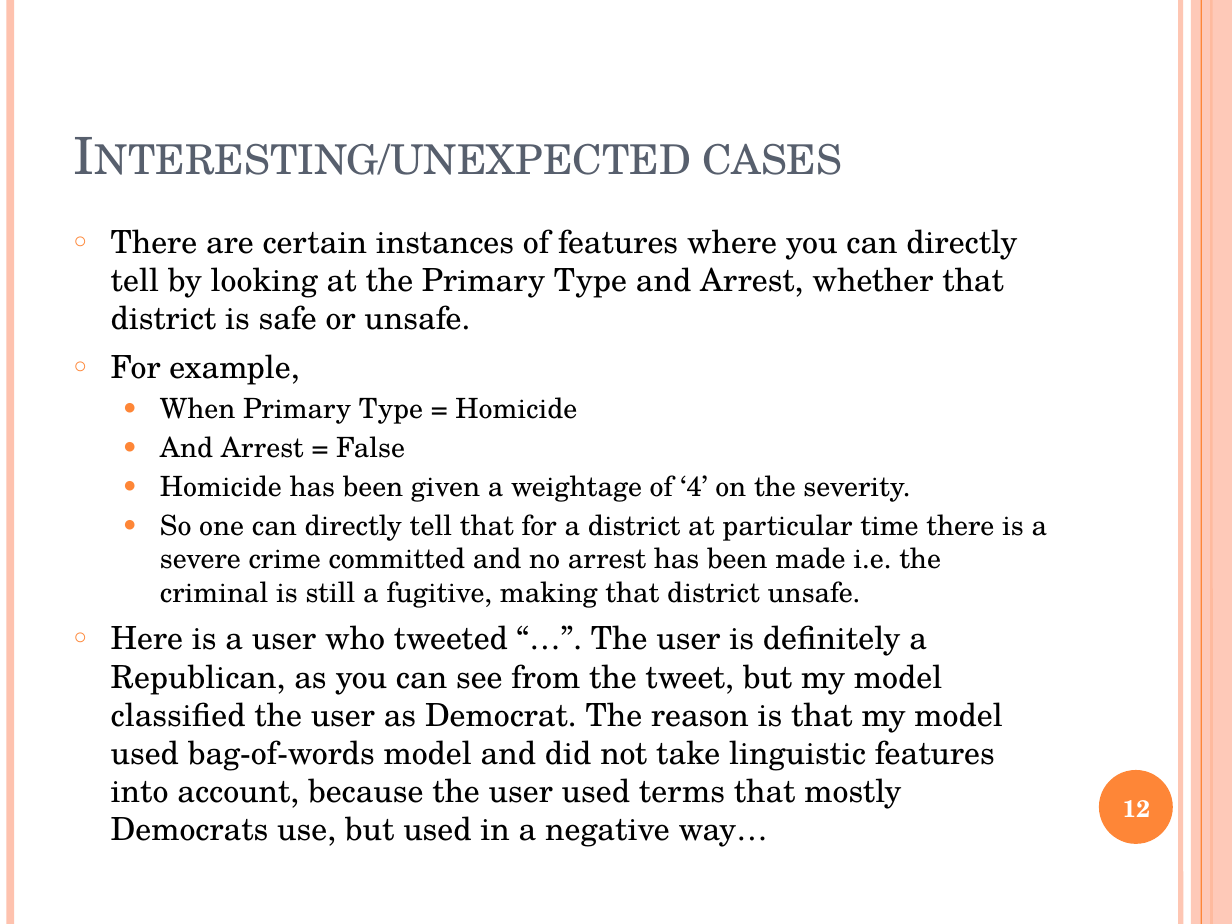
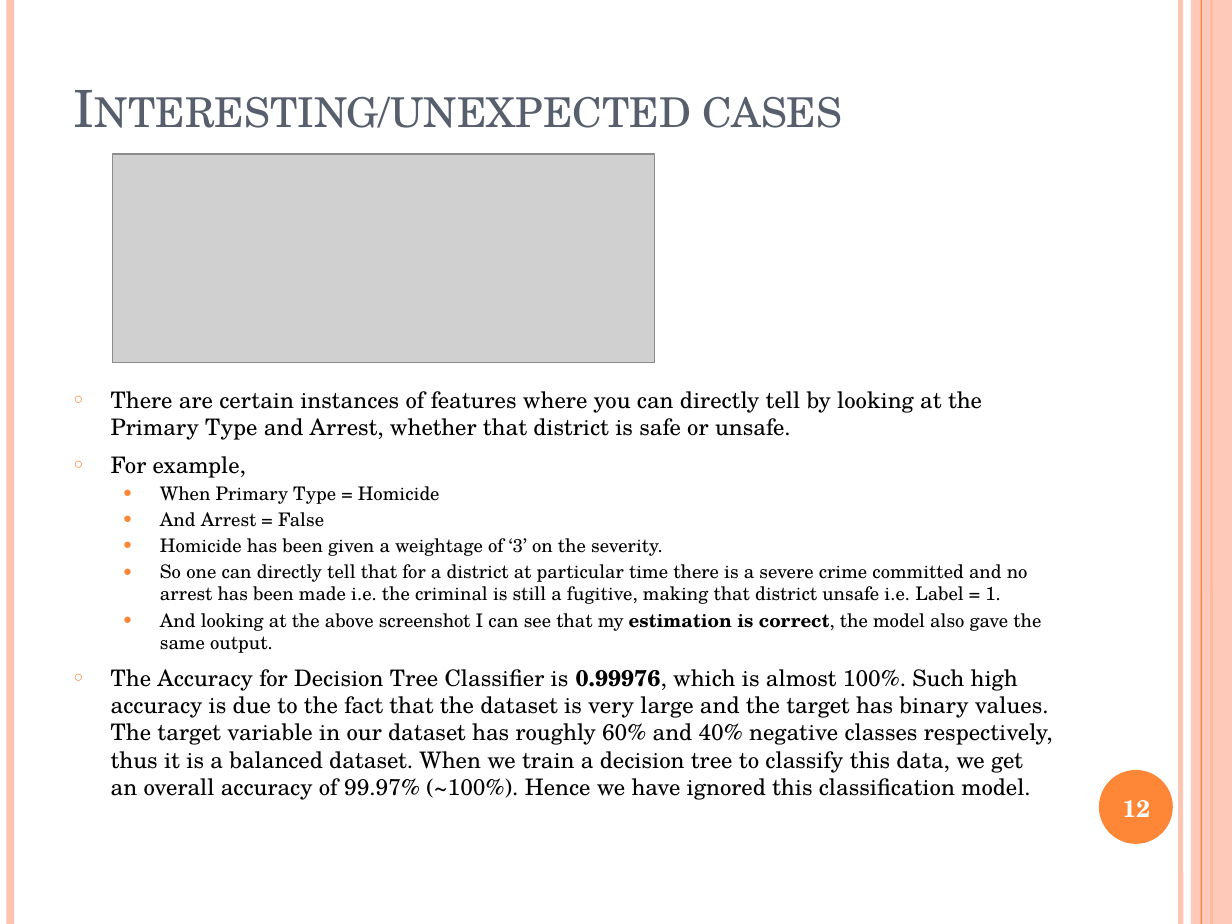
Before and after one commit to zee1159/Safe-Area-Prediction-Machine-Learning-Project, a slide deck: slide 12 of project-presentation-template.pptx. Drawn at 1232x924 pixels with LibreOffice and Linux fonts; fonts in the diff are those of the drawing; grey boxes stand for pictures. Boxes give left, top, right and bottom in pixels: in the first picture for what was removed or moved away, otherwise in the second. Text is boxed around its words. In the diff, an @@ line names an element or a change of style, - is before the commit and + after.

Commit message:
Last slide added

```diff
--- a/project-presentation-template.pptx
+++ b/project-presentation-template.pptx
@@ title "Interesting/unexpected cases": place and size @@
-title "Interesting/unexpected cases" at (95, 143, 843, 175)
+title "Interesting/unexpected cases" at (95, 96, 843, 128)
@@ text "There are certain instances of ...": place and size @@
-text "There are certain instances of ..." at (111, 229, 1048, 847)
+text "There are certain instances of ..." at (111, 391, 1053, 800)
@@ picture added at (113, 154, 655, 362) @@
@@ text at (111, 391, 982, 527): size 18.6 to 13.3 pt in "There are certain instances of features where ...", "For example,"; size 16.3 to 10.9 pt in "When Primary Type = Homicide", "And Arrest = False"; less space between paragraphs @@
@@ text at (111, 538, 1053, 800): text changed; size 18.6 to 13.3 pt @@
-  ● Homicide has been given a weightage of ‘4’ on the severity.
-  ● So one can directly tell that for a district at particular time there is a severe crime committed and no arrest has been made i.e. the criminal is still a fugitive, making that district unsafe.
-○ Here is a user who tweeted “…”. The user is definitely a Republican, as you can see from the tweet, but my model classified the user as Democrat. The reason is that my model used bag-of-words model and did not take linguistic features into account, because the user used terms that mostly Democrats use, but used in a negative way…
+  ● Homicide has been given a weightage of ‘3’ on the severity.
+  ● So one can directly tell that for a district at particular time there is a severe crime committed and no arrest has been made i.e. the criminal is still a fugitive, making that district unsafe i.e. Label = 1.
+  ● And looking at the above screenshot I can see that my estimation is correct, the model also gave the same output.
+○ The Accuracy for Decision Tree Classifier is 0.99976, which is almost 100%. Such high accuracy is due to the fact that the dataset is very large and the target has binary values. The target variable in our dataset has roughly 60% and 40% negative classes respectively, thus it is a balanced dataset. When we train a decision tree to classify this data, we get an overall accuracy of 99.97% (~100%). Hence we have ignored this classification model.
```
Also in this commit, not shown: 1 other slide changed, 1 slide added, 1 other file.
